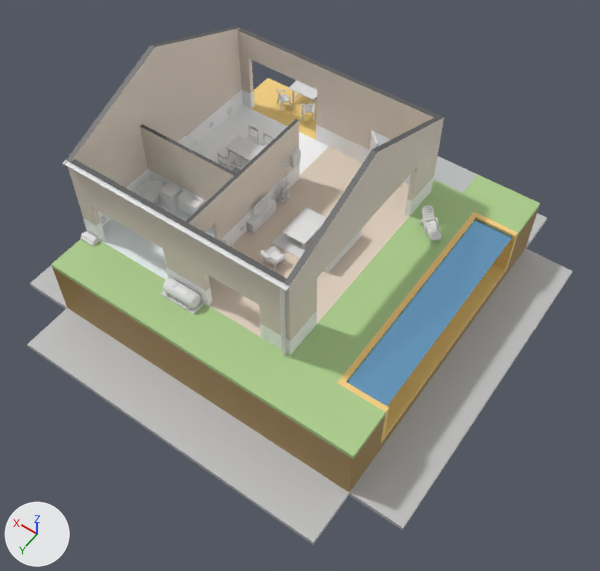
Renders of the glTF model public/model/Maquette_v1.glb from each side of a commit.
Before and after are seen from a 50 mm camera at (-9.81, 17.8, 22.44) aimed at (1.01, 2.65, -1.36). Arrows for +X, +Y and +Z are at lower left; the lights stay in place.

The first picture shows 'cuisine_sol', 'eau_piscine', 'exterieur_gouttiere', 'exterieur_piscine', 'exterieur_terrain', 'maquette_bordure', 'salon_sol', 'sdb_sol', 'structure_cloisons', 'structure_murs', 'structure_salissure_exterieure', 'structure_salissure_interieure'.
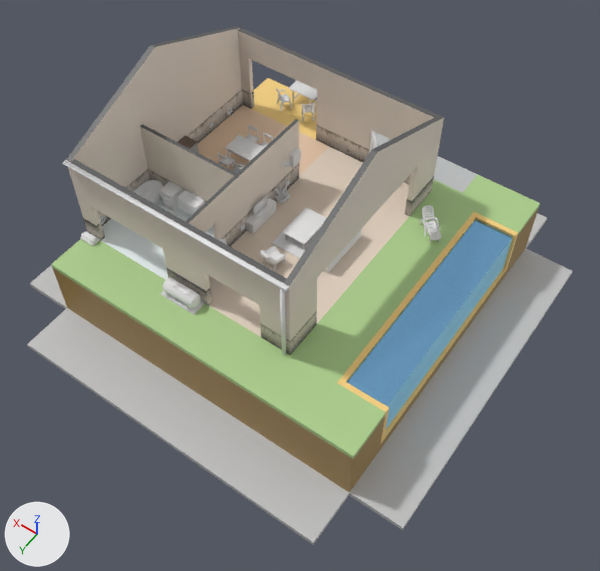
Patch to the scene script:
```diff
--- a/public/model/Maquette_v1.glb.py
+++ b/public/model/Maquette_v1.glb.py
@@ img_cuisine_sol_intact @@
+img_cuisine_sol_intact = load_image('cuisine_sol_intact', '_unpacked/cuisine_sol_intact', 1000, 667, 'sRGB')
@@ img_crasse_murs @@
+img_crasse_murs = load_image('crasse_murs', '_unpacked/crasse_murs', 1024, 256, 'sRGB')
@@ mat_mur_sale @@
 mat_mur_sale = principled_material('Mur_sale')
-mat_mur_sale.base_color = (1.0, 1.0, 1.0)  # white #ffffff
+mat_mur_sale.texture = img_crasse_murs  # with its transparency
@@ mat_cuisine_sol_intact @@
 mat_cuisine_sol_intact = principled_material('cuisine_sol_intact')
-mat_cuisine_sol_intact.base_color = (1.0, 1.0, 1.0)  # white #ffffff
+mat_cuisine_sol_intact.texture = img_cuisine_sol_intact
@@ mat_eau_cote @@
+mat_eau_cote = principled_material('Eau_cote')
+mat_eau_cote.base_color = (0.295, 0.724, 1.0)  # blue #94ddff
@@ me_eau_piscine_cote @@
+me_eau_piscine_cote.from_pydata(...)  # 174 vertices, 172 faces; spans x -4.5, y -2.8..5.8, z -3.0..-0.1
+me_eau_piscine_cote.materials.append(mat_eau_cote)  # blue #94ddff
@@ ob_eau_piscine_cote @@
+ob_eau_piscine_cote = bpy.data.objects.new('eau_piscine_cote', me_eau_piscine_cote)
+ob_eau_piscine_cote.location = (0.0, 0.0, 0.0)
```

What differs and where, as boxes [x1, y1, x2, y2] in the pictures (600 x 571 px):
'structure_salissure_interieure', surface changed
    both: [98, 89, 411, 304]
'cuisine_sol', surface changed (grey to beige)
    both: [198, 105, 329, 175]
'eau_piscine_cote', added (blue)
    after: [386, 237, 513, 429]
'structure_salissure_exterieure', surface changed
    both: [83, 90, 434, 355]
